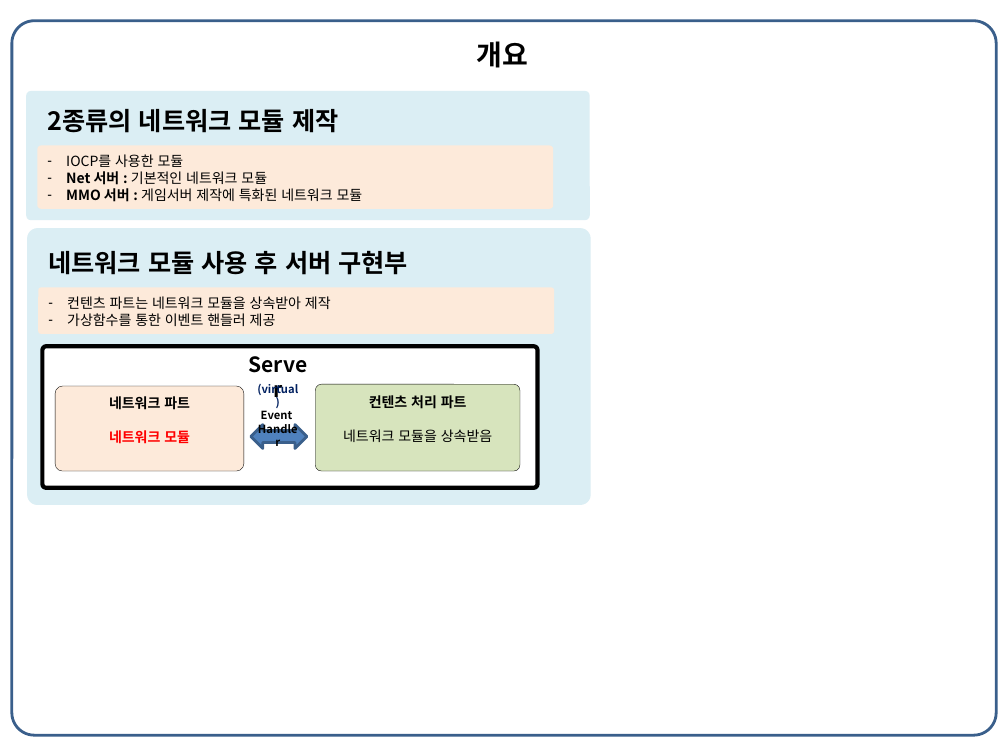
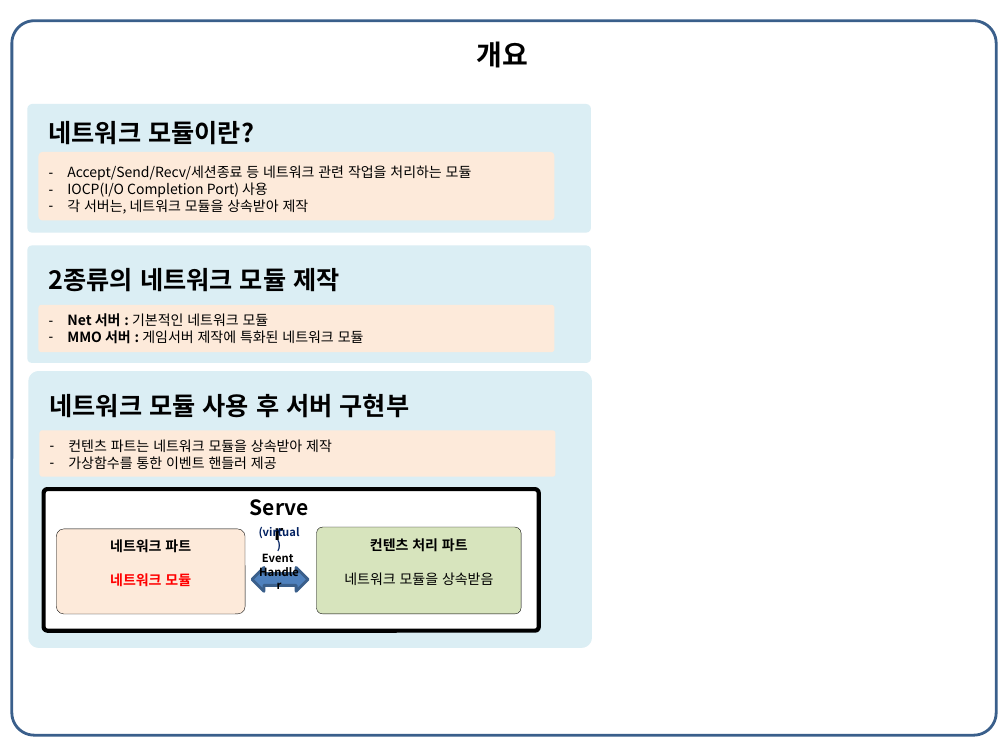
Before and after one commit to Buchen-Apple/MyCode, a slide deck: slide 8 of _포트폴리오/최종/포트폴리오_신버전2_송진규.pptx. Drawn at 1008x756 pixels with LibreOffice and Linux fonts; fonts in the diff are those of the drawing. Boxes give left, top, right and bottom in pixels: in the first picture for what was removed or moved away, otherwise in the second. Text is boxed around its words. In the diff, an @@ line names an element or a change of style, - is before the commit and + after.

```diff
--- a/_포트폴리오/최종/포트폴리오_신버전2_송진규.pptx
+++ b/_포트폴리오/최종/포트폴리오_신버전2_송진규.pptx
@@ rounded rectangle: place and size @@
-rounded rectangle at <box>26,91,590,220</box>
+rounded rectangle at <box>27,104,591,233</box>
@@ text added at <box>49,121,472,214</box>, 10 pt, text #000000 @@
+네트워크 모듈이란?
+– Accept/Send/Recv/세션종료 등 네트워크 관련 작업을 처리하는 모듈
+– IOCP(I/O Completion Port) 사용
+– 각 서버는, 네트워크 모듈을 상속받아 제작
@@ rounded rectangle: place and size @@
-rounded rectangle at <box>37,145,553,209</box>
+rounded rectangle at <box>38,152,554,221</box>
@@ text at <box>66,154,184,167</box>: paragraph removed @@
-– IOCP를 사용한 모듈
@@ rounded rectangle: place and size @@
-rounded rectangle at <box>27,228,591,505</box>
+rounded rectangle at <box>27,246,591,363</box>
@@ text "2종류의 네트워크 모듈 제작": place and size @@
-text "2종류의 네트워크 모듈 제작" at <box>47,109,363,202</box>
+text "2종류의 네트워크 모듈 제작" at <box>49,268,364,344</box>
@@ rounded rectangle: place and size @@
-rounded rectangle at <box>38,287,554,334</box>
+rounded rectangle at <box>38,304,554,352</box>
@@ rounded rectangle added at <box>28,371,592,648</box>, fill #DBEEF4 @@
@@ rounded rectangle added at <box>39,430,555,477</box>, fill #FDEADA @@
@@ rounded rectangle: place and size @@
-rounded rectangle at <box>42,347,537,488</box>
+rounded rectangle at <box>43,489,538,630</box>
@@ text "Server": place and size @@
-text "Server" at <box>236,347,321,382</box>
+text "Server" at <box>237,489,322,524</box>
@@ 2 texts, 2 rounded rectangles, 1 left right arrow: place and size @@
-2 texts, 2 rounded rectangles, 1 left right arrow at <box>48,250,520,471</box>
+2 texts, 2 rounded rectangles, 1 left right arrow at <box>50,393,521,614</box>
```
Also in this commit, not shown: 1 other slide changed, 17 other files.
